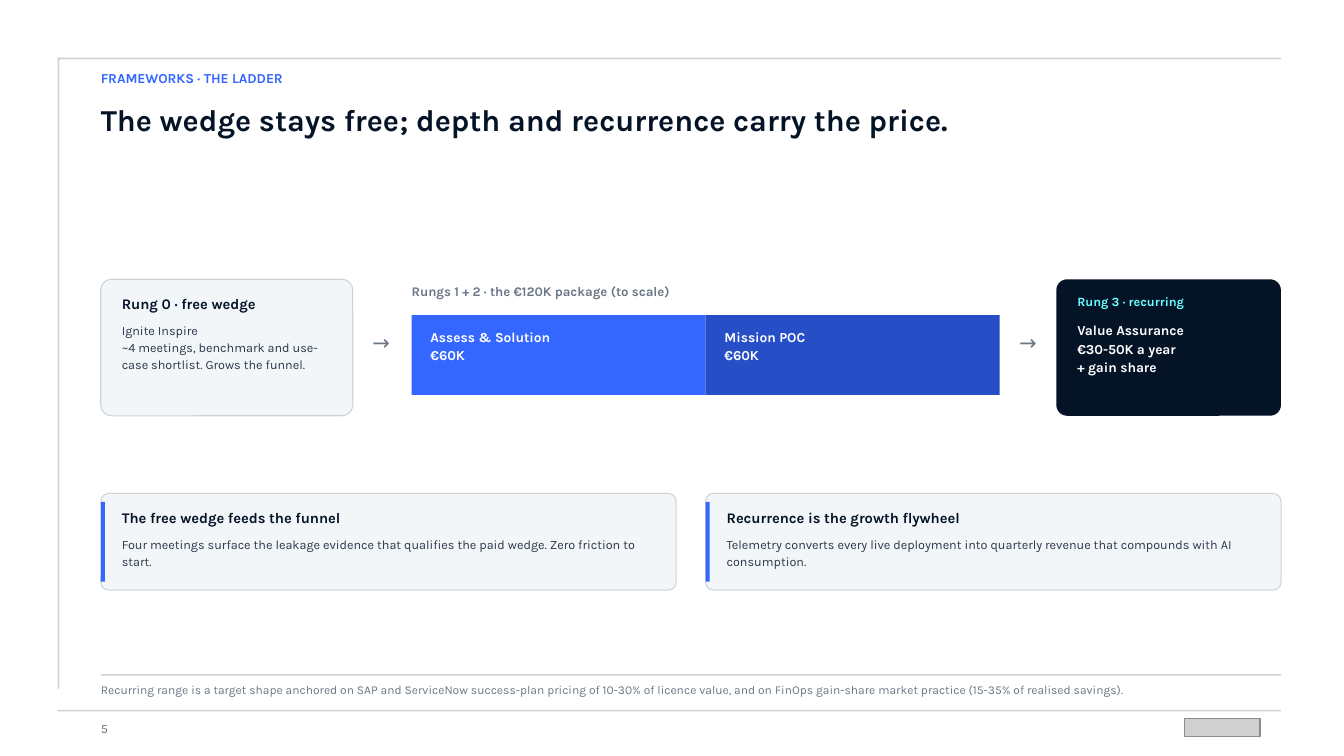
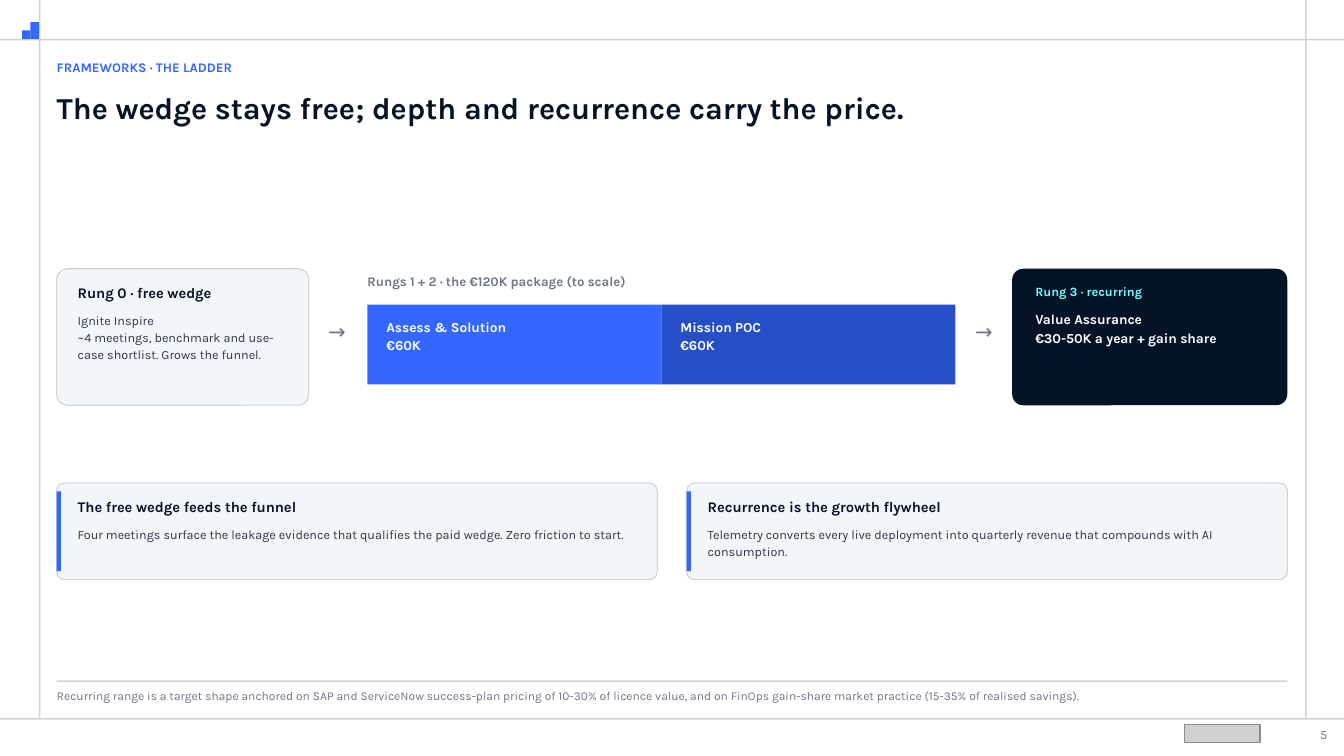
Before and after one commit to shyammohan160489-sys/value-consulting-agents, a slide deck: slide 5 of presentations/product-factory/Product_Factory_Execution_Plan_Exhibit.pptx. Drawn at 1344x756 pixels with LibreOffice and Linux fonts; fonts in the diff are those of the drawing; grey boxes stand for pictures. Boxes give left, top, right and bottom in pixels: in the first picture for what was removed or moved away, otherwise in the second. Text is boxed around its words. In the diff, an @@ line names an element or a change of style, - is before the commit and + after.

```diff
--- a/presentations/product-factory/Product_Factory_Execution_Plan_Exhibit.pptx
+++ b/presentations/product-factory/Product_Factory_Execution_Plan_Exhibit.pptx
@@ rectangle added at [30,22,38,39], fill #3367FF @@
@@ rectangle: place and size @@
-rectangle at [57,57,59,689]
+rectangle at [39,0,40,718]
@@ rectangle added at [1306,0,1307,718], fill #CED2D7 @@
@@ rectangle: place and size @@
-rectangle at [57,57,1281,59]
+rectangle at [0,39,1344,40]
@@ rectangle added at [22,30,30,38], fill #3367FF @@
@@ text "FRAMEWORKS · THE LADDER" at [57,63,232,72]: size 9.8 to 9.4 pt @@
@@ text "The wedge stays free; depth ...": place and size @@
-text "The wedge stays free; depth ..." at [101,109,948,139]
+text "The wedge stays free; depth ..." at [57,97,903,127]
@@ rounded rectangle: place and size @@
-rounded rectangle at [1057,279,1281,415]
+rounded rectangle at [1012,269,1288,405]
@@ text "Rung 3 · recurring": place and size @@
-text "Rung 3 · recurring" at [1077,297,1184,309]
+text "Rung 3 · recurring" at [1035,287,1142,299]
@@ 8 texts, 3 rectangles, 1 rounded rectangle: place and size @@
-8 texts, 3 rectangles, 1 rounded rectangle at [101,74,1044,582]
+8 texts, 3 rectangles, 1 rounded rectangle at [56,63,999,572]
@@ text "Value Assurance": place and size @@
-text "Value Assurance" at [1077,325,1184,376]
+text "Value Assurance" at [1035,314,1216,347]
@@ text at [1035,333,1216,347]: text changed @@
-€30-50K a year
-+ gain share
+€30-50K a year + gain share
@@ rounded rectangle: place and size @@
-rounded rectangle at [101,494,677,591]
+rounded rectangle at [56,483,657,580]
@@ text "The free wedge feeds the ...": place and size @@
-text "The free wedge feeds the ..." at [122,513,340,527]
+text "The free wedge feeds the ..." at [78,502,296,516]
@@ rounded rectangle: place and size @@
-rounded rectangle at [706,494,1281,591]
+rounded rectangle at [687,483,1288,580]
@@ rectangle: place and size @@
-rectangle at [706,502,710,582]
+rectangle at [687,492,691,572]
@@ text "Recurrence is the growth flywheel": place and size @@
-text "Recurrence is the growth flywheel" at [727,512,960,527]
+text "Recurrence is the growth flywheel" at [708,501,941,516]
@@ text "Four meetings surface the leakage ..." rewrapped from [122,540,635,566] to [78,530,624,542] @@
@@ text "Telemetry converts every live deployment ...": place and size @@
-text "Telemetry converts every live deployment ..." at [727,540,1232,569]
+text "Telemetry converts every live deployment ..." at [708,530,1213,559]
@@ text "Recurring range is a target ...": place and size @@
-text "Recurring range is a target ..." at [101,685,1123,697]
+text "Recurring range is a target ..." at [57,691,1079,703]
@@ rectangle: place and size @@
-rectangle at [101,675,1281,677]
+rectangle at [56,681,1288,682]
@@ rectangle: place and size @@
-rectangle at [57,710,1281,712]
+rectangle at [0,718,1344,719]
@@ picture: place and size @@
-picture at [1185,718,1260,736]
+picture at [1185,725,1260,743]
@@ page number: place and size @@
-page number at [101,725,108,733]
+page number at [1320,731,1327,739]
@@ page number at [1320,731,1327,739]: alignment left to right; line spacing 1.15 to 1 @@
```
Also in this commit, not shown: 19 other slides changed, 2 other files.
